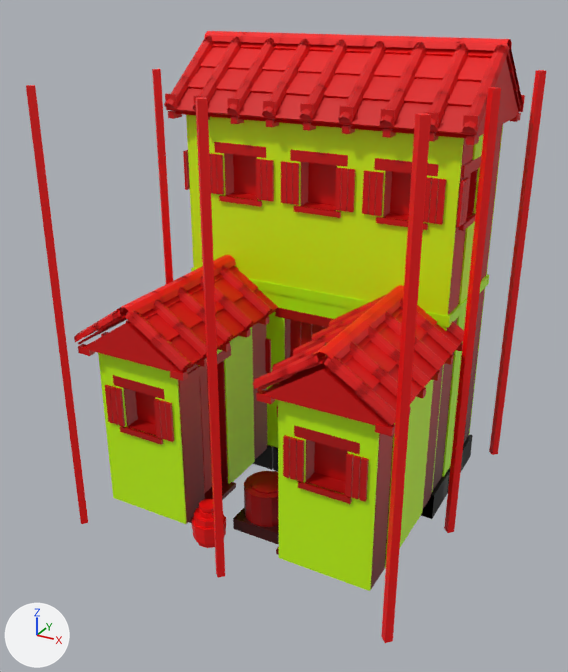
The glTF model game/models/common_housing_6.glb as it was, and as the next commit left it.
Both versions are drawn from a camera (50 mm lens) standing at (2.95, -4.79, 2.91) and looking at (0.95, -1.16, 1.09). Arrows for +X, +Y and +Z are at lower left; the lights stay in place. The picture after the commit comes second. Vertices at exactly the same position are counted once.

Names of what the first picture shows: 'common_housing_6'.
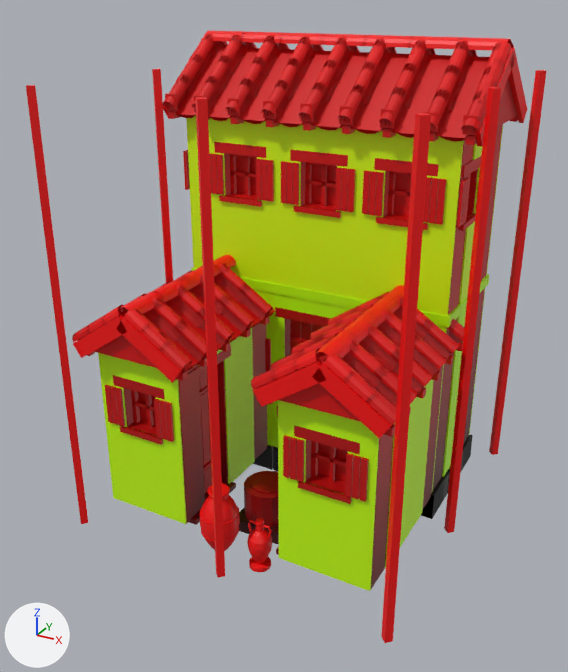
What differs and where, as boxes (x1, y1, x2, y2) in the pictures (568 x 672 px):
part 1 of me_common_housing_6, added: after (292, 337, 308, 346)
part 2 of me_common_housing_6, added: after (230, 171, 256, 177)
part 3 of me_common_housing_6, added: after (245, 156, 251, 196)
part 4 of me_common_housing_6, added: after (307, 180, 335, 187)
part 5 of me_common_housing_6, added: after (321, 164, 327, 206)
part 6 of me_common_housing_6, added: after (388, 190, 410, 196)
part 7 of me_common_housing_6, added: after (405, 173, 411, 218)
part 8 of me_common_housing_6, added: after (132, 400, 155, 411)
part 9 of me_common_housing_6, added: after (146, 394, 154, 427)
part 10 of me_common_housing_6, rebuilt: before (176, 286, 188, 299); after (176, 284, 187, 298)
part 11 of me_common_housing_6, rebuilt (not visible afterwards): before (74, 320, 100, 342)
part 12 of me_common_housing_6, rebuilt (8% wider, 8% taller): before (219, 264, 230, 276); after (219, 262, 231, 275)
part 13 of me_common_housing_6, rebuilt: before (356, 382, 396, 425); after (364, 380, 396, 410)
part 14 of me_common_housing_6, deleted (mostly hidden): before (167, 41, 514, 513)
part 15 of me_common_housing_6, built on: before (192, 285, 464, 568); after (200, 285, 464, 572)
part 16 of me_common_housing_6, reshaped: before (164, 31, 523, 134); after (162, 31, 527, 225)
part 17 of me_common_housing_6, reshaped: before (78, 255, 278, 371); after (72, 255, 274, 423)

The change, as a diff of the scene's bpy script:
```diff
--- a/game/models/common_housing_6.glb.py
+++ b/game/models/common_housing_6.glb.py
@@ me_common_housing_6 @@
 # used by ob_common_housing_6; location = (0.0, 0.0, 0.0)
-me_common_housing_6.from_pydata(...)  # 17528 vertices, 26918 faces; spans x 0.0..2.0, y -2.0..0.0, z 0.0..2.69
+me_common_housing_6.from_pydata(...)  # 22082 vertices, 33908 faces; spans x 0.0..2.0, y -2.0..0.0, z 0.0..2.69
+# me_common_housing_6 part 1: a new loose piece, a box spanning x 0.845..1.255, y -0.873..-0.859, z 0.9..0.95, in mat_defaultmaterial
+# me_common_housing_6 part 2: a new loose piece, a box spanning x 0.425..0.65, y -0.868..-0.843, z 1.915..1.935, in mat_defaultmaterial
+# me_common_housing_6 part 3: a new loose piece, a box spanning x 0.527..0.548, y -0.868..-0.843, z 1.8..2.05, in mat_defaultmaterial
+# me_common_housing_6 part 4: a new loose piece, a box spanning x 0.925..1.15, y -0.868..-0.843, z 1.915..1.935, in mat_defaultmaterial
+# me_common_housing_6 part 5: a new loose piece, a box spanning x 1.028..1.048, y -0.868..-0.843, z 1.8..2.05, in mat_defaultmaterial
+# me_common_housing_6 part 6: a new loose piece, a box spanning x 1.425..1.65, y -0.868..-0.843, z 1.915..1.935, in mat_defaultmaterial
+# me_common_housing_6 part 7: a new loose piece, a box spanning x 1.528..1.548, y -0.868..-0.843, z 1.8..2.05, in mat_defaultmaterial
+# me_common_housing_6 part 8: a new loose piece, a box spanning x 0.325..0.55, y -1.793..-1.768, z 0.79..0.81, in mat_defaultmaterial
+# me_common_housing_6 part 9: a new loose piece, a box spanning x 0.428..0.447, y -1.793..-1.768, z 0.675..0.925, in mat_defaultmaterial
+# me_common_housing_6 part 10: the loose piece of 10 vertices spanning x 0.45..0.53, y -1.53..-1.46, z 1.36..1.43 is rebuilt with 18 vertices and now spans x 0.46..0.53, y -1.53..-1.46, z 1.37..1.43
+# me_common_housing_6 part 11: the loose piece of 10 vertices spanning x 0.07..0.27, y -1.93..-1.86, z 1.17..1.32 is rebuilt with 18 vertices and now spans x 0.06..0.26, y -1.93..-1.86, z 1.18..1.33
+# me_common_housing_6 part 12: the loose piece of 10 vertices spanning x 0.45..0.53, y -1.1..-1.03, z 1.36..1.43 is rebuilt with 18 vertices and now spans x 0.46..0.53, y -1.1..-1.03, z 1.37..1.43
+# me_common_housing_6 part 13: the loose piece of 10 vertices spanning x 1.73..1.93, y -1.93..-1.86, z 1.17..1.32 is rebuilt with 18 vertices and now spans x 1.74..1.94, y -1.93..-1.86, z 1.18..1.33
+# me_common_housing_6 part 14: 39 loose pieces with 336 vertices, spanning x 0.1..1.9, y -1.82..-0.08, z 0.15..2.64, are deleted
+# me_common_housing_6 part 15: 175 vertices moved within x 1.2..1.93, y -1.93..-0.84, z 0.25..1.43; 762 vertices removed from x 0.7..1.93, y -1.93..-0.84, z 0.0..1.44; 2602 vertices added at x 0.76..1.94, y -1.95..-0.82, z 0.0..1.44
+# me_common_housing_6 part 16: 222 vertices moved within x 0.09..1.91, y -1.04..-0.06, z 2.29..2.67; 678 vertices removed from x 0.09..1.91, y -1.04..-0.06, z 2.28..2.67; 2512 vertices added at x 0.07..1.93, y -1.05..-0.05, z 1.8..2.69
+# me_common_housing_6 part 17: 136 vertices moved within x 0.07..0.8, y -1.93..-0.84, z 1.16..1.43; 440 vertices removed from x 0.07..0.81, y -1.93..-0.84, z 1.15..1.44; 1268 vertices added at x 0.06..0.81, y -1.95..-0.82, z 0.68..1.44
+# other edits to the shape of me_common_housing_6 do not show in these pictures
 me_common_housing_6.materials.append(mat_defaultmaterial)
```
